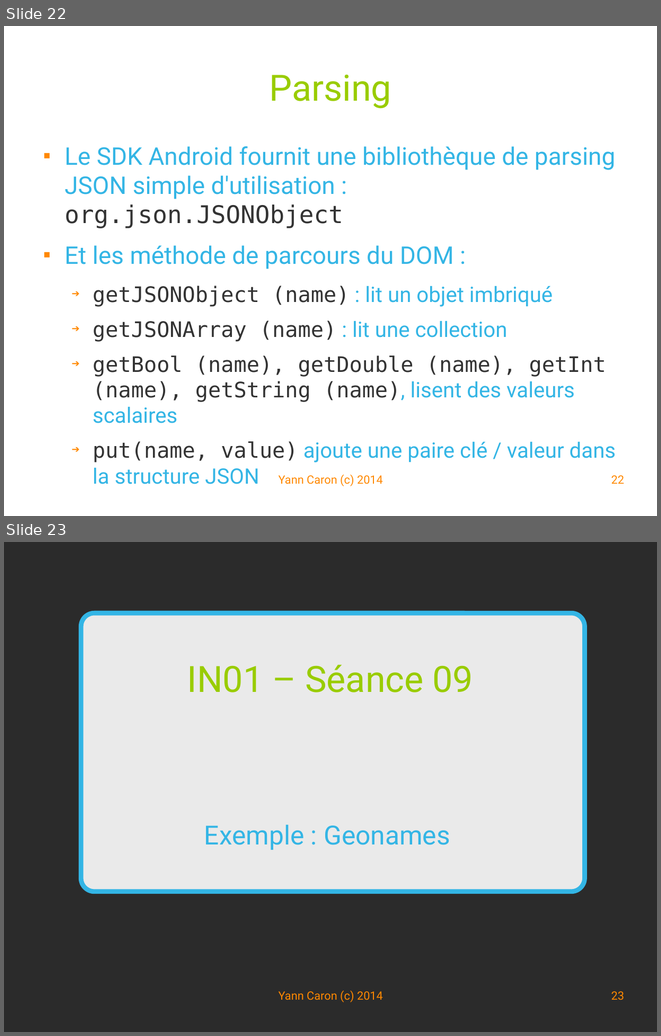
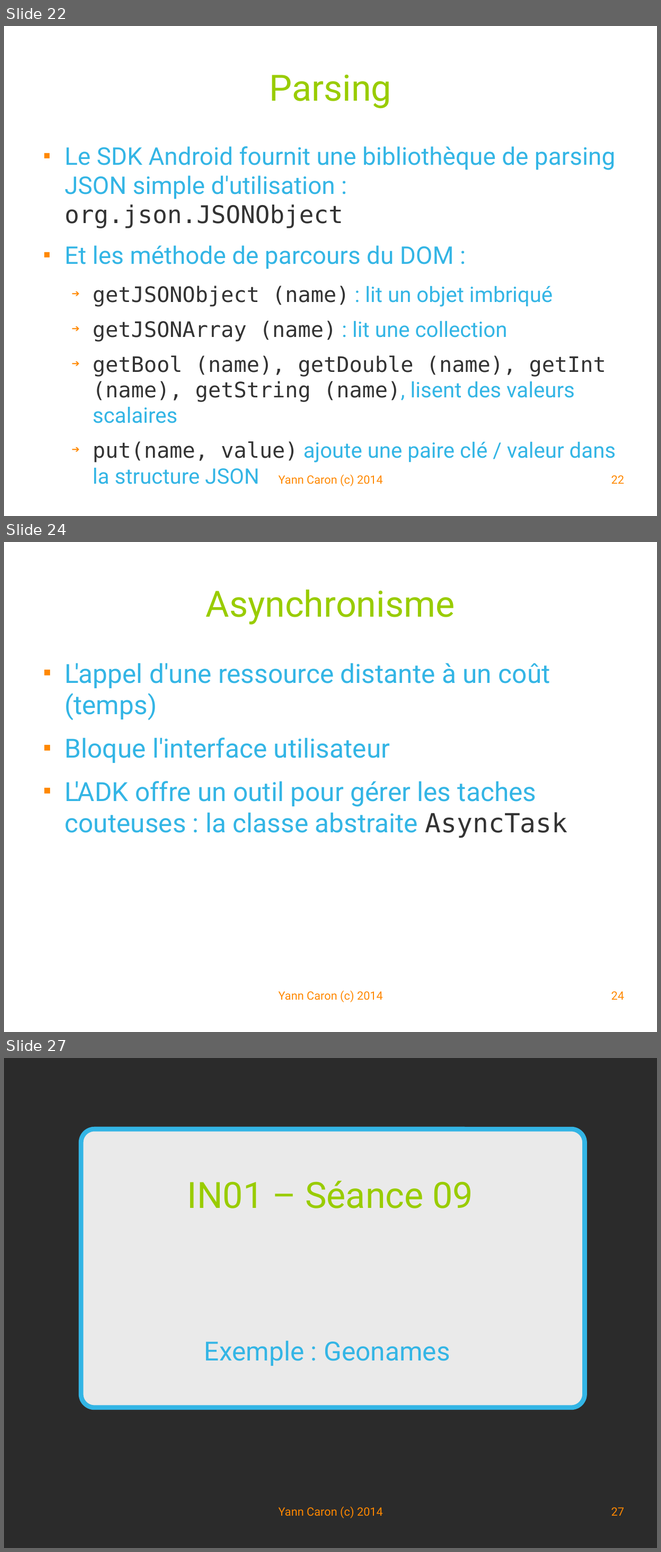
Before and after one commit to YannCaron/Android-ENSG, a slide deck: 09 - WebServices.odp. Shown one above the other, each under a label of ours: slides 22 and 23 before the commit, slides 22, 24 and 27 after it; the slides between them are not shown. The pictures are 661x1036 and 661x1552 pixels, drawn with LibreOffice and Linux fonts; fonts in the diff are those of the drawing; background and template pictures are left out; a plain dark background stands for a picture behind light text. Boxes give left, top, right and bottom in pixels: in the first picture for what was removed or moved away, otherwise in the second. Text is boxed around its words. In the diff, an @@ line names an element or a change of style, - is before the commit and + after.

```diff
--- a/09 - WebServices.odp
+++ b/09 - WebServices.odp
@@ slide 24 added at bbox=[4, 542, 657, 1032], background #FFFFFF @@
@@ title added at bbox=[205, 589, 454, 625], 44 pt, text #99CC00 @@
+Asynchronisme
@@ text added at bbox=[64, 663, 567, 838], 32 pt, text #33B5E5 @@
+■ L'appel d'une ressource distante à un coût (temps)
+■ Bloque l'interface utilisateur
+■ L'ADK offre un outil pour gérer les taches couteuses : la classe abstraite AsyncTask
@@ text added at bbox=[279, 990, 383, 1003], 14 pt, text #FF8800 @@
+Yann Caron (c) 2014
@@ page number added at bbox=[611, 991, 624, 1000], 14 pt, text #FF8800 @@
+24
@@ what was slide 23 is now slide 27 @@
@@ page number at bbox=[611, 1507, 624, 1516]: text changed @@
-23
+27
```
Also in this commit, not shown: 3 slides changed, 5 other slides added, 1 other file.
